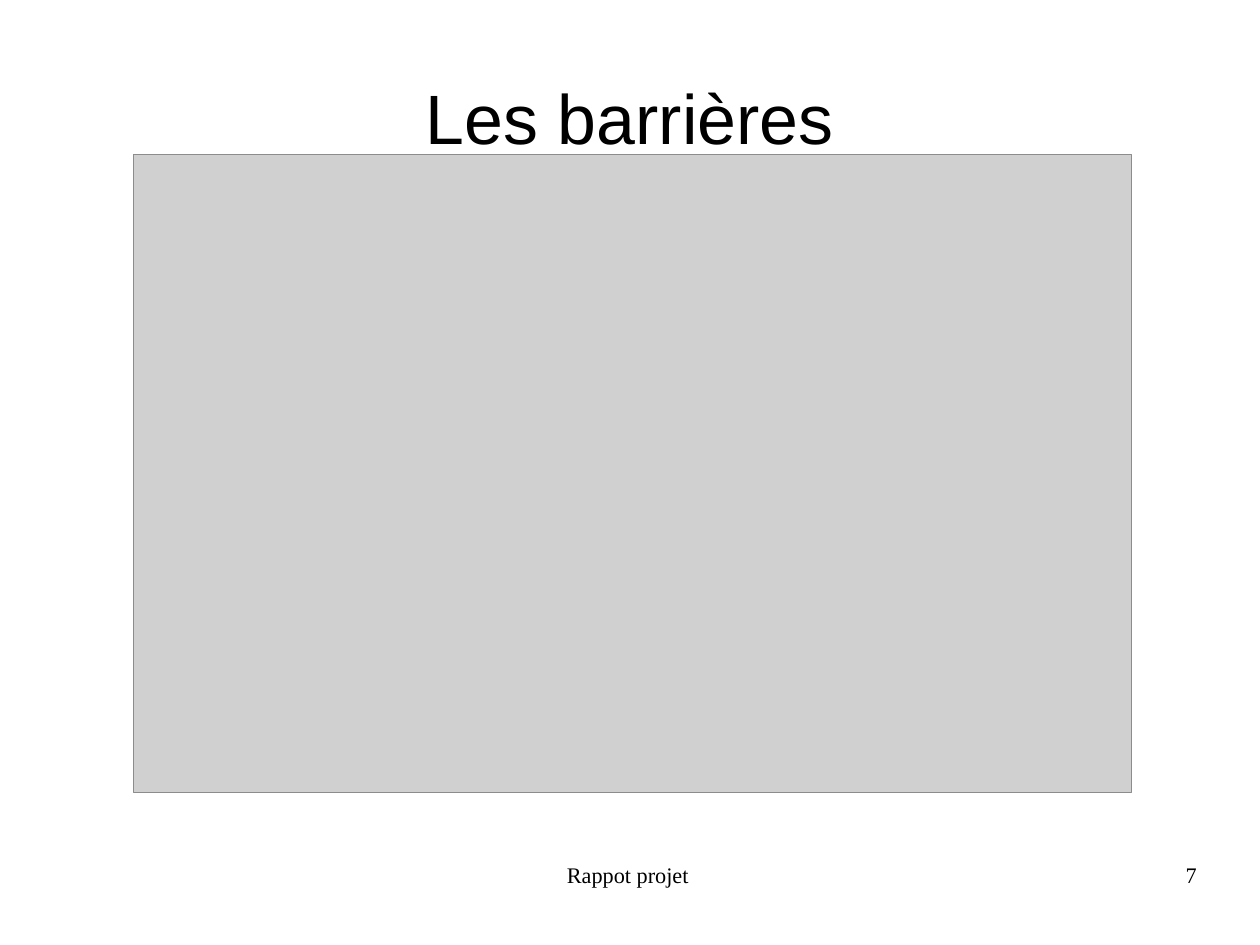
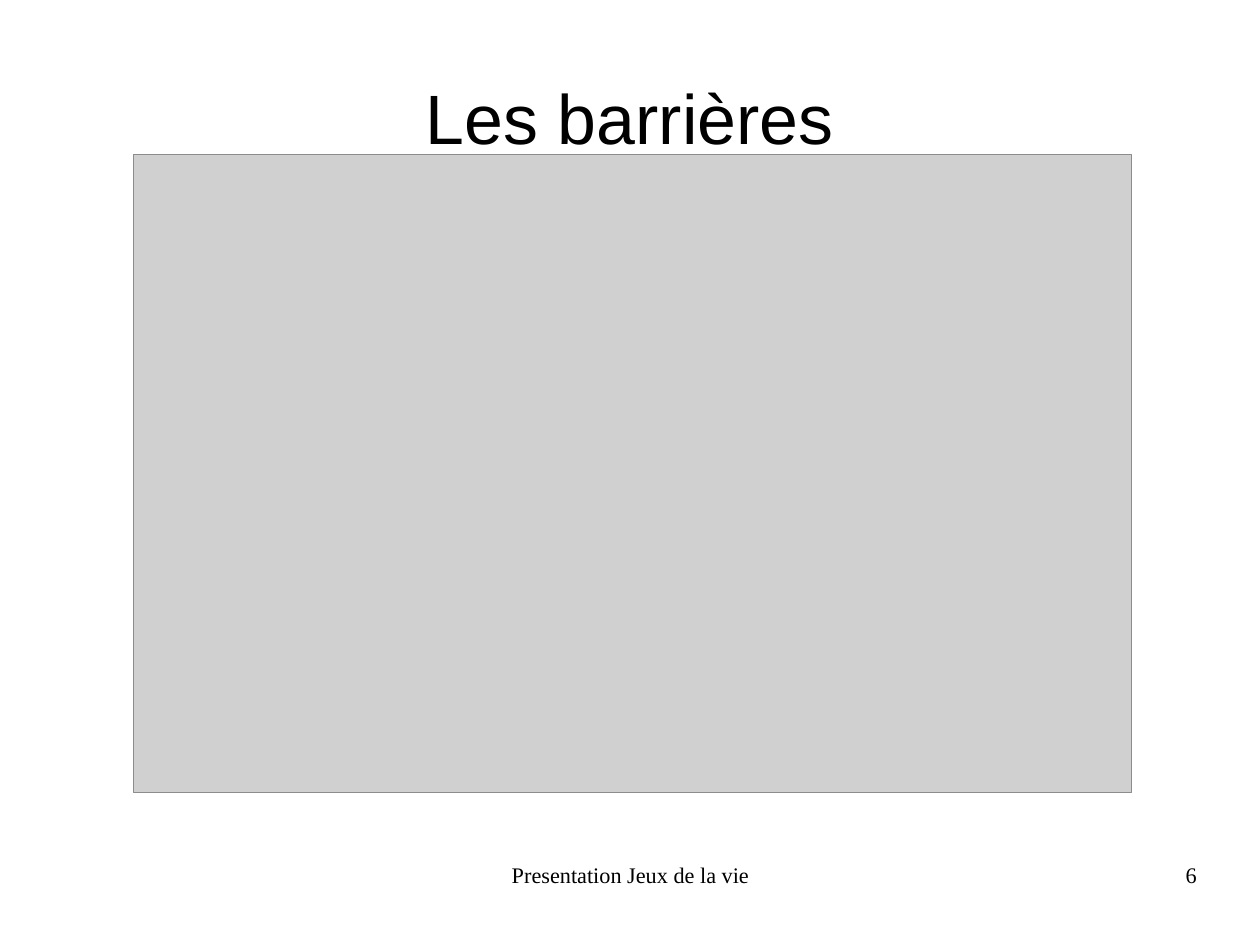
Before and after one commit to FabienInspiron/lifegame, a slide deck: slide 6 of Rapport/Presentation.odp (slide 7 before the commit). Drawn at 1260x945 pixels with LibreOffice and Linux fonts; fonts in the diff are those of the drawing; grey boxes stand for pictures. Boxes give left, top, right and bottom in pixels: in the first picture for what was removed or moved away, otherwise in the second. Text is boxed around its words. In the diff, an @@ line names an element or a change of style, - is before the commit and + after.

```diff
--- a/Rapport/Presentation.odp
+++ b/Rapport/Presentation.odp
@@ text at (512, 867, 749, 884): text changed @@
-Rappot projet
+Presentation Jeux de la vie
@@ page number at (1186, 868, 1197, 884): text changed @@
-7
+6
```
Also in this commit, not shown: 10 other slides changed, 4 slides added, 1 slide removed, 8 other files.
